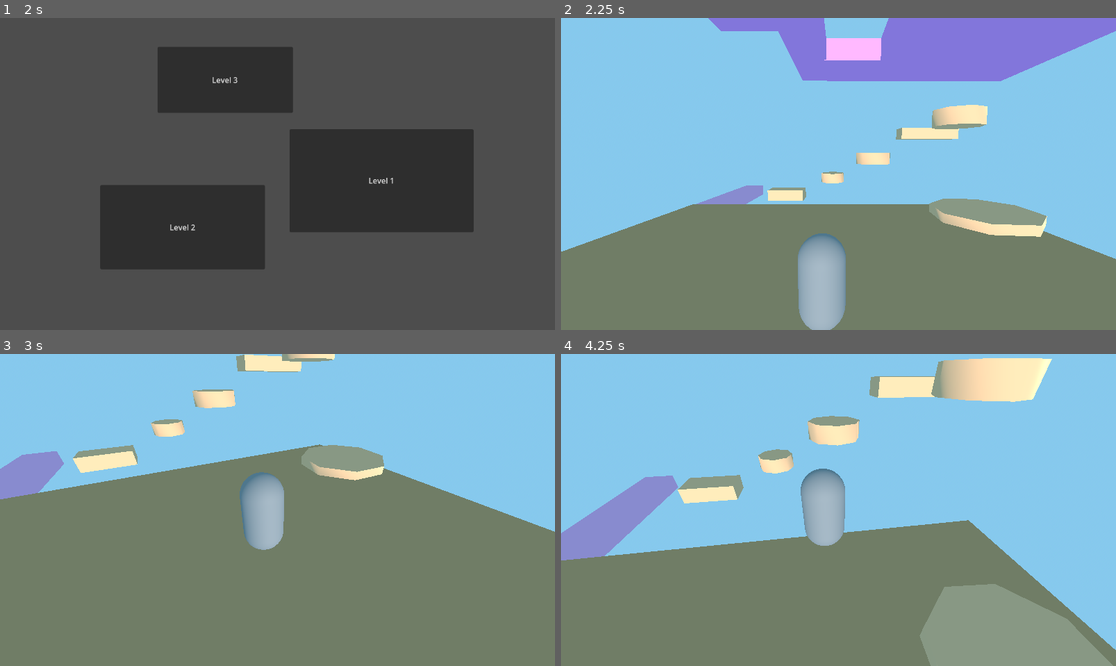
Above: before the commit, frames 1-4 (two rows, left to right).
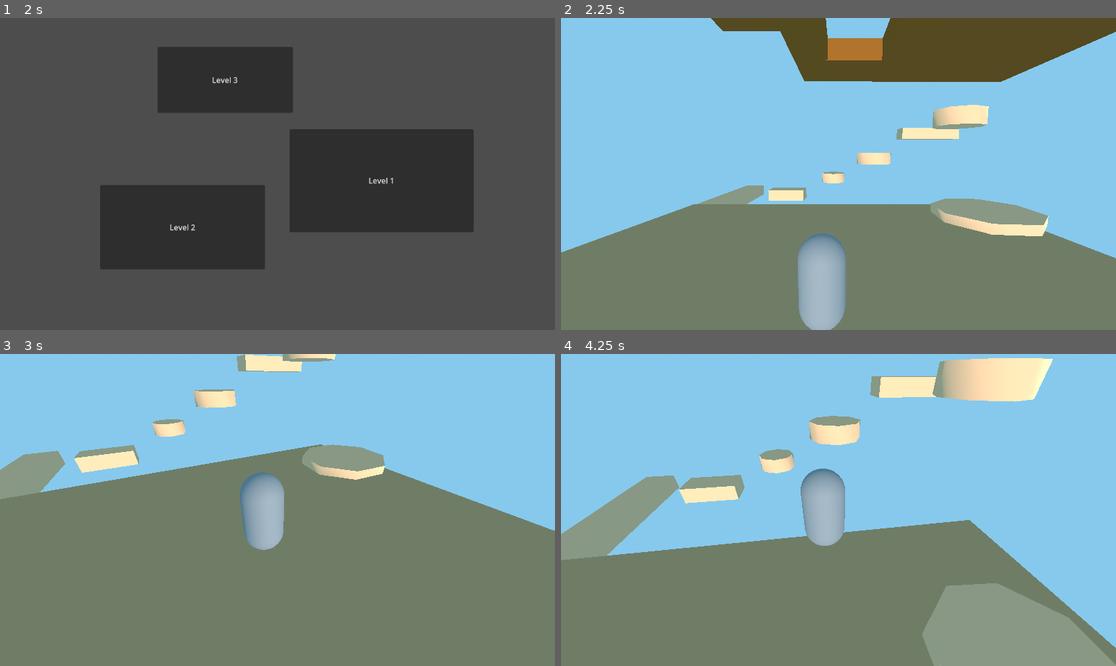
Above: after the commit, the same moments.

Repository: dbpkc15/CapstoneProject
Game: Godot game, scene res://main_menu.tscn
The game is run twice, just before and just after one commit, with the same random seed, the same clock (stepped at 60 frames per second) and the same inputs.
Inputs (mouse positions are in pixels of both pictures, inside the frame that each line leads up to):
- Up to frame 1 (2 s): click "Start Game" at 0.5 s; click "Start Game" at 1.25 s
- Up to frame 2 (2.25 s): click "Level 3" at 2 s
- Up to frame 3 (3 s): tap Enter (ui_accept) at 2.75 s; move the mouse to (305, 510) at 2.77 s; hold W (UpMovement) from 2.78 s (still down)
- Up to frame 4 (4.25 s): keep holding W (UpMovement); tap Enter (ui_accept) at 3.02, 3.77 s; move the mouse to (810, 510) at 3.52 s

Frame 1 is identical in both runs. In frame 2, 11% of the frame differs, in the area x 0-100%, y 0-78%; in frame 3, 1.5%; in frame 4, 3.4%.

Commit message:
updated aesthetic level 3

Diff:
--- a/capstone-project/Level_3.tscn
+++ b/capstone-project/Level_3.tscn
@@ -29,7 +29,7 @@
 albedo_color = Color(0.99607843, 0.7490196, 0.54509807, 1)
 
 [sub_resource type="StandardMaterial3D" id="StandardMaterial3D_lquwl"]
-albedo_color = Color(1, 0.6862745, 0.8666667, 1)
+albedo_color = Color(0.99607843, 0.7490196, 0.54509807, 1)
 
 [sub_resource type="StandardMaterial3D" id="StandardMaterial3D_7mycd"]
 albedo_color = Color(0.99607843, 0.7490196, 0.54509807, 1)
@@ -47,61 +47,61 @@
 albedo_color = Color(0.99607843, 0.7490196, 0.54509807, 1)
 
 [sub_resource type="StandardMaterial3D" id="StandardMaterial3D_efxa6"]
-albedo_color = Color(0.9607843, 0.5764706, 0.91764706, 1)
+albedo_color = Color(0.61960787, 0.34509805, 0.02745098, 1)
 
 [sub_resource type="StandardMaterial3D" id="StandardMaterial3D_dg77c"]
-albedo_color = Color(0.9607843, 0.5764706, 0.91764706, 1)
+albedo_color = Color(0.61960787, 0.34509805, 0.02745098, 1)
 
 [sub_resource type="StandardMaterial3D" id="StandardMaterial3D_ycdy4"]
-albedo_color = Color(0.9607843, 0.5764706, 0.91764706, 1)
+albedo_color = Color(0.61815625, 0.34636375, 0.027601156, 1)
 
 [sub_resource type="StandardMaterial3D" id="StandardMaterial3D_w48qg"]
-albedo_color = Color(0.9607843, 0.5764706, 0.91764706, 1)
+albedo_color = Color(0.61960787, 0.34509805, 0.02745098, 1)
 
 [sub_resource type="StandardMaterial3D" id="StandardMaterial3D_vivmo"]
-albedo_color = Color(0.9607843, 0.5764706, 0.91764706, 1)
+albedo_color = Color(0.61960787, 0.34509805, 0.02745098, 1)
 
 [sub_resource type="StandardMaterial3D" id="StandardMaterial3D_2cqfq"]
-albedo_color = Color(0.95686275, 0.73333335, 0.83137256, 1)
+albedo_color = Color(0.99607843, 0.7490196, 0.54509807, 1)
 
 [sub_resource type="StandardMaterial3D" id="StandardMaterial3D_yaehf"]
-albedo_color = Color(0.95686275, 0.73333335, 0.83137256, 1)
+albedo_color = Color(0.99607843, 0.7490196, 0.54509807, 1)
 
 [sub_resource type="StandardMaterial3D" id="StandardMaterial3D_074og"]
-albedo_color = Color(0.95686275, 0.73333335, 0.83137256, 1)
+albedo_color = Color(0.99607843, 0.7490196, 0.54509807, 1)
 
 [sub_resource type="StandardMaterial3D" id="StandardMaterial3D_cegan"]
-albedo_color = Color(0.95686275, 0.73333335, 0.83137256, 1)
+albedo_color = Color(0.99607843, 0.7490196, 0.54509807, 1)
 
 [sub_resource type="StandardMaterial3D" id="StandardMaterial3D_82xsv"]
-albedo_color = Color(0.95686275, 0.73333335, 0.83137256, 1)
+albedo_color = Color(0.99607843, 0.7490196, 0.54509807, 1)
 
 [sub_resource type="StandardMaterial3D" id="StandardMaterial3D_getpj"]
-albedo_color = Color(0.95686275, 0.73333335, 0.83137256, 1)
+albedo_color = Color(0.99607843, 0.7490196, 0.54509807, 1)
 
 [sub_resource type="StandardMaterial3D" id="StandardMaterial3D_ryguw"]
-albedo_color = Color(0.95686275, 0.73333335, 0.83137256, 1)
+albedo_color = Color(0.99607843, 0.7490196, 0.54509807, 1)
 
 [sub_resource type="StandardMaterial3D" id="StandardMaterial3D_d13ii"]
-albedo_color = Color(0.95686275, 0.73333335, 0.83137256, 1)
+albedo_color = Color(0.99607843, 0.7490196, 0.54509807, 1)
 
 [sub_resource type="StandardMaterial3D" id="StandardMaterial3D_1u8w0"]
-albedo_color = Color(0.9607843, 0.5764706, 0.91764706, 1)
+albedo_color = Color(0.61960787, 0.34509805, 0.02745098, 1)
 
 [sub_resource type="StandardMaterial3D" id="StandardMaterial3D_0odxb"]
-albedo_color = Color(0.9607843, 0.5764706, 0.91764706, 1)
+albedo_color = Color(0.61960787, 0.34509805, 0.02745098, 1)
 
 [sub_resource type="StandardMaterial3D" id="StandardMaterial3D_lswn8"]
-albedo_color = Color(0.9607843, 0.5764706, 0.91764706, 1)
+albedo_color = Color(0.61960787, 0.34509805, 0.02745098, 1)
 
 [sub_resource type="StandardMaterial3D" id="StandardMaterial3D_a6jrf"]
-albedo_color = Color(0.9607843, 0.5764706, 0.91764706, 1)
+albedo_color = Color(0.61960787, 0.34509805, 0.02745098, 1)
 
 [sub_resource type="StandardMaterial3D" id="StandardMaterial3D_kq58d"]
-albedo_color = Color(0.95686275, 0.73333335, 0.83137256, 1)
+albedo_color = Color(0.99607843, 0.7490196, 0.54509807, 1)
 
 [sub_resource type="StandardMaterial3D" id="StandardMaterial3D_qsp4k"]
-albedo_color = Color(0.95686275, 0.73333335, 0.83137256, 1)
+albedo_color = Color(0.99607843, 0.7490196, 0.54509807, 1)
 
 [sub_resource type="CapsuleMesh" id="CapsuleMesh_lquwl"]
 
@@ -144,7 +144,7 @@
 transform = Transform3D(1, 0, 0, 0, 1, 0, 0, 0, 1, 0, -0.4823208, 0)
 
 [node name="CSGBox3D" type="CSGBox3D" parent="DirectionalLight3D" unique_id=1892450927]
-transform = Transform3D(1, 0, 0, 0, 1, 0, 0, 0, 1, -0.00023031235, -0.019995809, -0.028496027)
+transform = Transform3D(1, 0, 0, 0, 1, 0, 0, 0, 1, 0.06900358, -0.044581532, -0.047274828)
 use_collision = true
 size = Vector3(20, 1, 20)
 material = SubResource("StandardMaterial3D_ig7tw")
@@ -201,7 +201,7 @@
 material = SubResource("StandardMaterial3D_4c57u")
 
 [node name="CSGBox3D3" type="CSGBox3D" parent="DirectionalLight3D/CSGBox3D" unique_id=1457070903]
-transform = Transform3D(1, 0, 0, 0, 1, 0, 0, 0, 1, 6.3654194, 9.044513, -5.087269)
+transform = Transform3D(0.9999974, 0.0009567254, -0.0020938066, -0.00095148274, 0.9999964, 0.0025077271, 0.002096194, -0.0025057318, 0.9999947, 6.3654194, 9.044513, -5.087269)
 size = Vector3(8, 1, 8)
 material = SubResource("StandardMaterial3D_efxa6")
 
@@ -226,7 +226,7 @@
 material = SubResource("StandardMaterial3D_vivmo")
 
 [node name="CSGCylinder3D3" type="CSGCylinder3D" parent="DirectionalLight3D/CSGBox3D" unique_id=80178594]
-transform = Transform3D(1, 0, 0, 0, 1, 0, 0, 0, 1, -5.284359, 10.239491, -0.8492868)
+transform = Transform3D(1, 0, 0, 0, 1, 0, 0, 0, 1, -5.295665, 10.225873, -0.8378141)
 radius = 0.855
 height = 0.4317627
 material = SubResource("StandardMaterial3D_2cqfq")
@@ -256,13 +256,13 @@
 material = SubResource("StandardMaterial3D_82xsv")
 
 [node name="CSGCylinder3D4" type="CSGCylinder3D" parent="DirectionalLight3D/CSGBox3D/CSGCylinder3D3/CSGCylinder3D3/CSGCylinder3D3" unique_id=1974583475]
-transform = Transform3D(1, 0, 0, 0, 1, 0, 0, 0, 1, -3.0792418, 1.6847839, 7.043832)
+transform = Transform3D(1, 0, 0, 0, 1, 0, 0, 0, 1, -3.0792422, 1.6847839, 7.043832)
 radius = 0.855
 height = 0.4317627
 material = SubResource("StandardMaterial3D_getpj")
 
 [node name="CSGCylinder3D3" type="CSGCylinder3D" parent="DirectionalLight3D/CSGBox3D/CSGCylinder3D3/CSGCylinder3D3/CSGCylinder3D3/CSGCylinder3D4" unique_id=384238415]
-transform = Transform3D(1, 0, 0, 0, 1, 0, 0, 0, 1, -1.9660845, 0.862401, -0.6764852)
+transform = Transform3D(1, 0, 0, 0, 1, 0, 0, 0, 1, -1.9759302, 0.8572483, -0.6775017)
 radius = 0.855
 height = 0.4317627
 material = SubResource("StandardMaterial3D_ryguw")
--- a/capstone-project/endpad.tscn
+++ b/capstone-project/endpad.tscn
@@ -1,7 +1,7 @@
 [gd_scene format=3 uid="uid://cflplv6pviyuw"]
 
 [sub_resource type="StandardMaterial3D" id="StandardMaterial3D_nkjuh"]
-albedo_color = Color(1, 0.3372549, 0.9647059, 1)
+albedo_color = Color(0.46808505, 0.28940514, 0.17510366, 1)
 
 [sub_resource type="CylinderMesh" id="CylinderMesh_nkjuh"]
 material = SubResource("StandardMaterial3D_nkjuh")
